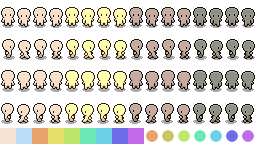
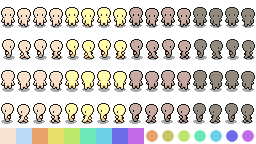
Layers edited between the first and the second 256×144 image:
painted on "blue" over [193, 7, 255, 123]
